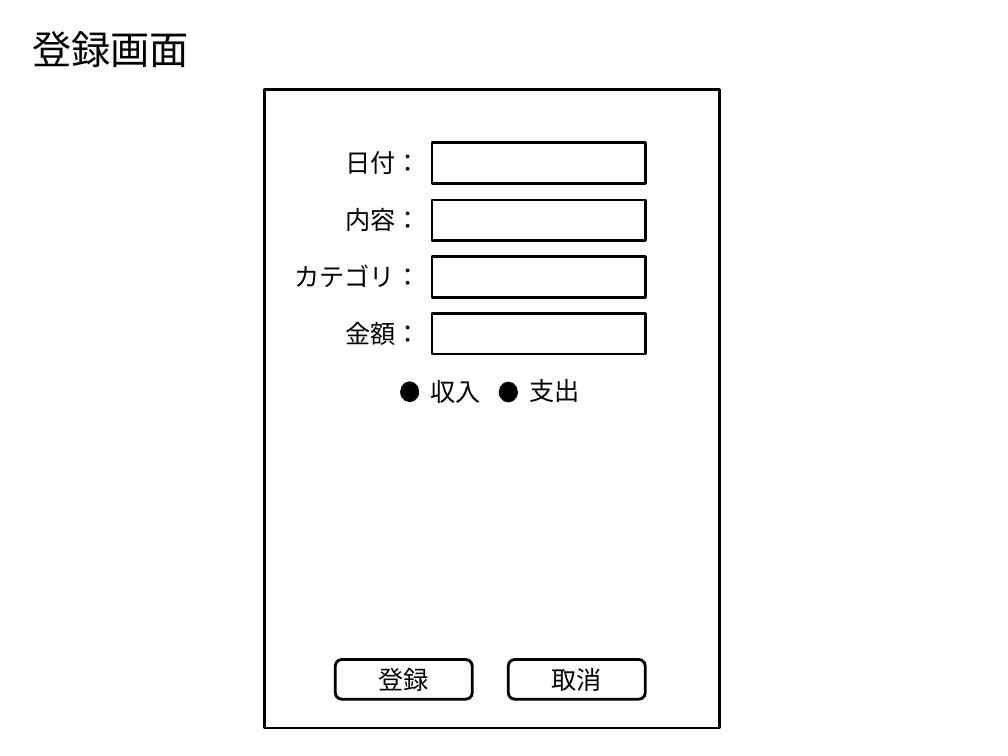
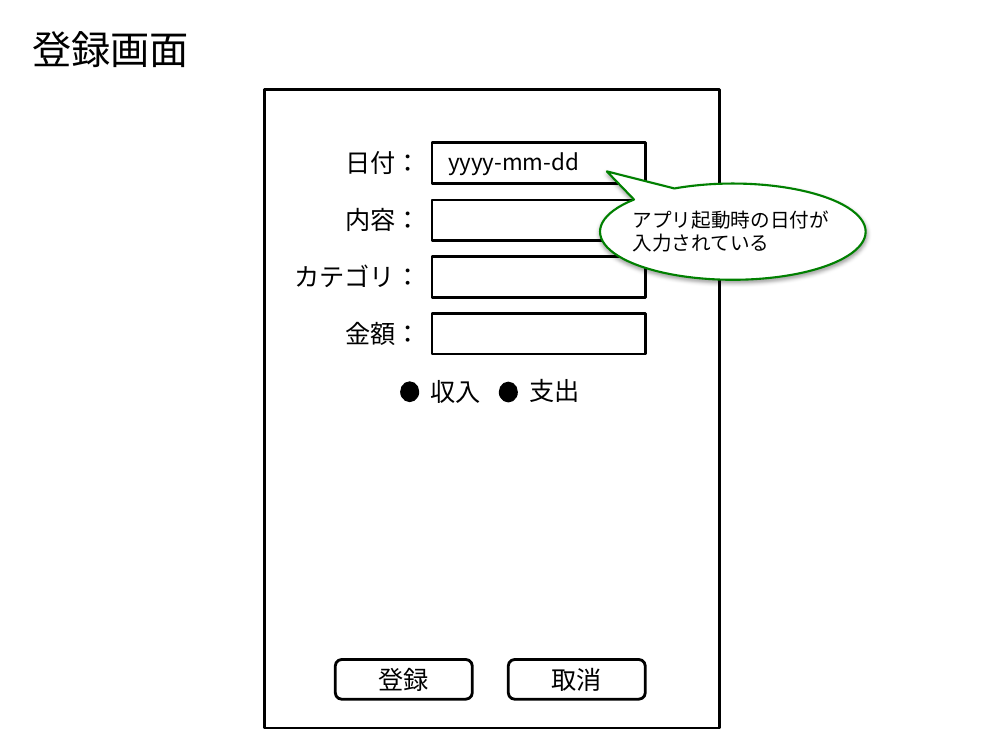
Before and after one commit to Leonis0813/chort, a slide deck: slide 2 of adhafera/interface/ui.pptx. Drawn at 1008x756 pixels with LibreOffice and Linux fonts; fonts in the diff are those of the drawing. Boxes give left, top, right and bottom in pixels: in the first picture for what was removed or moved away, otherwise in the second. Text is boxed around its words. In the diff, an @@ line names an element or a change of style, - is before the commit and + after.

```diff
--- a/adhafera/interface/ui.pptx
+++ b/adhafera/interface/ui.pptx
@@ text added at (x1=448, y1=152, x2=579, y2=175), 16 pt, text #000000 @@
+yyyy-mm-dd
@@ speech bubble added at (x1=600, y1=183, x2=866, y2=279), fill #FFFFFF, outline #008000 1.5 pt @@
@@ text added at (x1=633, y1=210, x2=829, y2=252), 14 pt, text #000000 @@
+アプリ起動時の日付が
+入力されている
```
Also in this commit, not shown: 1 other slide changed, 2 other files.
